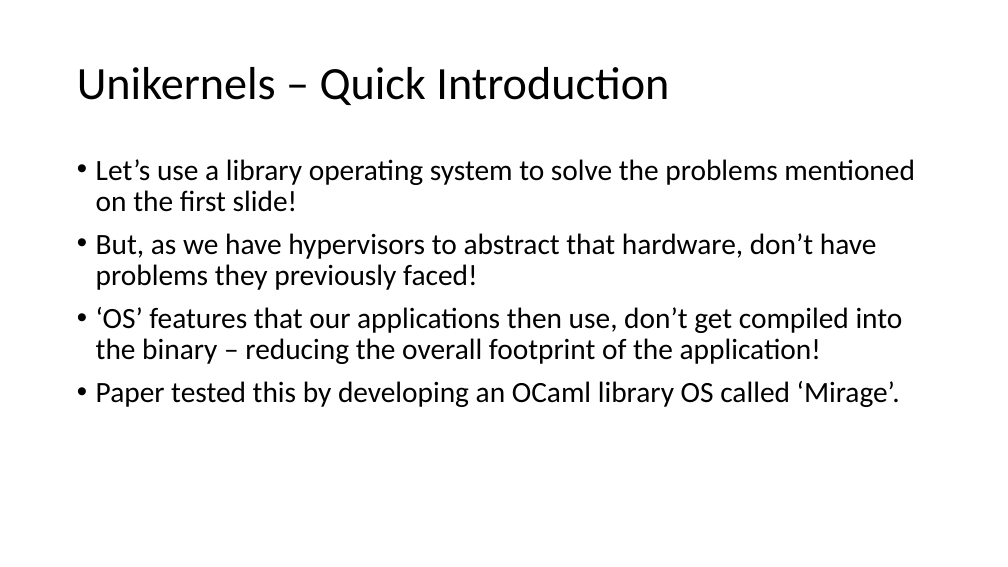
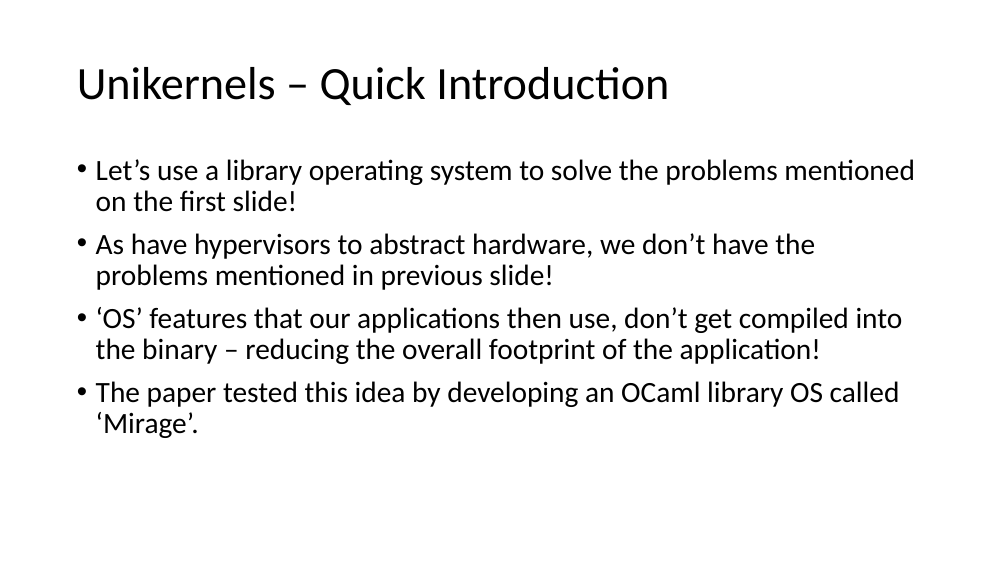
Before and after one commit to moosichu/topics-in-computer-systems, a slide deck: slide 4 of 01_unikernels_presentation.pptx. Drawn at 1008x567 pixels with LibreOffice and Linux fonts; fonts in the diff are those of the drawing. Boxes give left, top, right and bottom in pixels: in the first picture for what was removed or moved away, otherwise in the second. Text is boxed around its words. In the diff, an @@ line names an element or a change of style, - is before the commit and + after.

```diff
--- a/01_unikernels_presentation.pptx
+++ b/01_unikernels_presentation.pptx
@@ text at bbox=[96, 233, 815, 290]: text changed @@
-• But, as we have hypervisors to abstract that hardware, don’t have problems they previously faced!
+• As have hypervisors to abstract hardware, we don’t have the problems mentioned in previous slide!
@@ text at bbox=[96, 381, 900, 438]: text changed @@
-• Paper tested this by developing an OCaml library OS called ‘Mirage’.
+• The paper tested this idea by developing an OCaml library OS called ‘Mirage’.
```
Also in this commit, not shown: 8 other slides changed.
